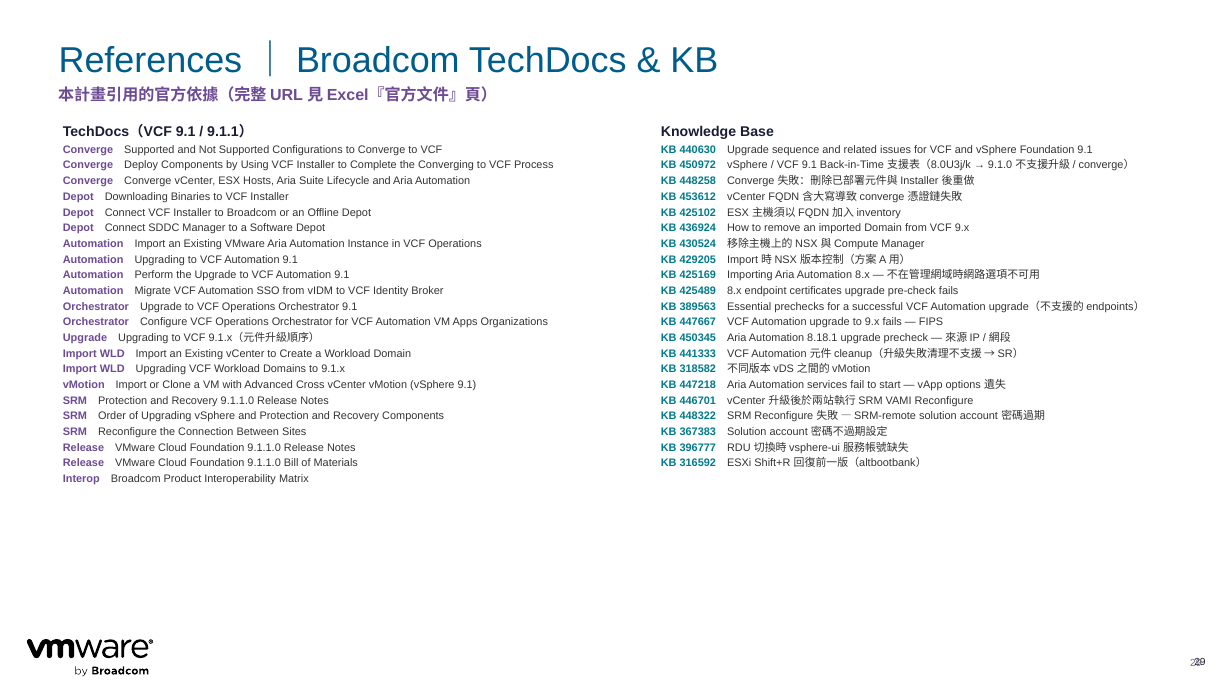
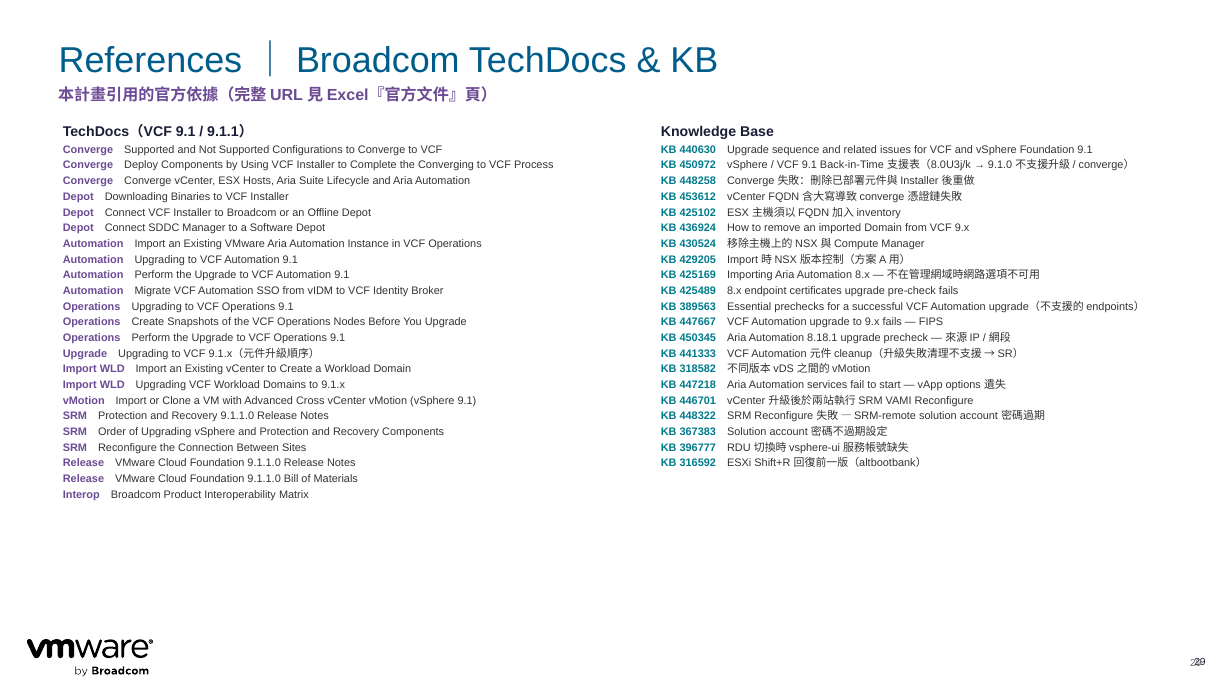
Before and after one commit to kostenyang/cc-vcf911-plan, a slide deck: slide 29 of out/CTBC_VCF911_Converge_Import_Plan.pptx. Drawn at 1232x693 pixels with LibreOffice and Linux fonts; fonts in the diff are those of the drawing. Boxes give left, top, right and bottom in pixels: in the first picture for what was removed or moved away, otherwise in the second. Text is boxed around its words. In the diff, an @@ line names an element or a change of style, - is before the commit and + after.

```diff
--- a/out/CTBC_VCF911_Converge_Import_Plan.pptx
+++ b/out/CTBC_VCF911_Converge_Import_Plan.pptx
@@ text at (63, 302, 467, 344): text changed @@
-Orchestrator Upgrade to VCF Operations Orchestrator 9.1
-Orchestrator Configure VCF Operations Orchestrator for VCF Automation VM Apps Organizations
+Operations Upgrading to VCF Operations 9.1
+Operations Create Snapshots of the VCF Operations Nodes Before You Upgrade
+Operations Perform the Upgrade to VCF Operations 9.1
```
Also in this commit, not shown: 21 other slides changed, 5 other files.
